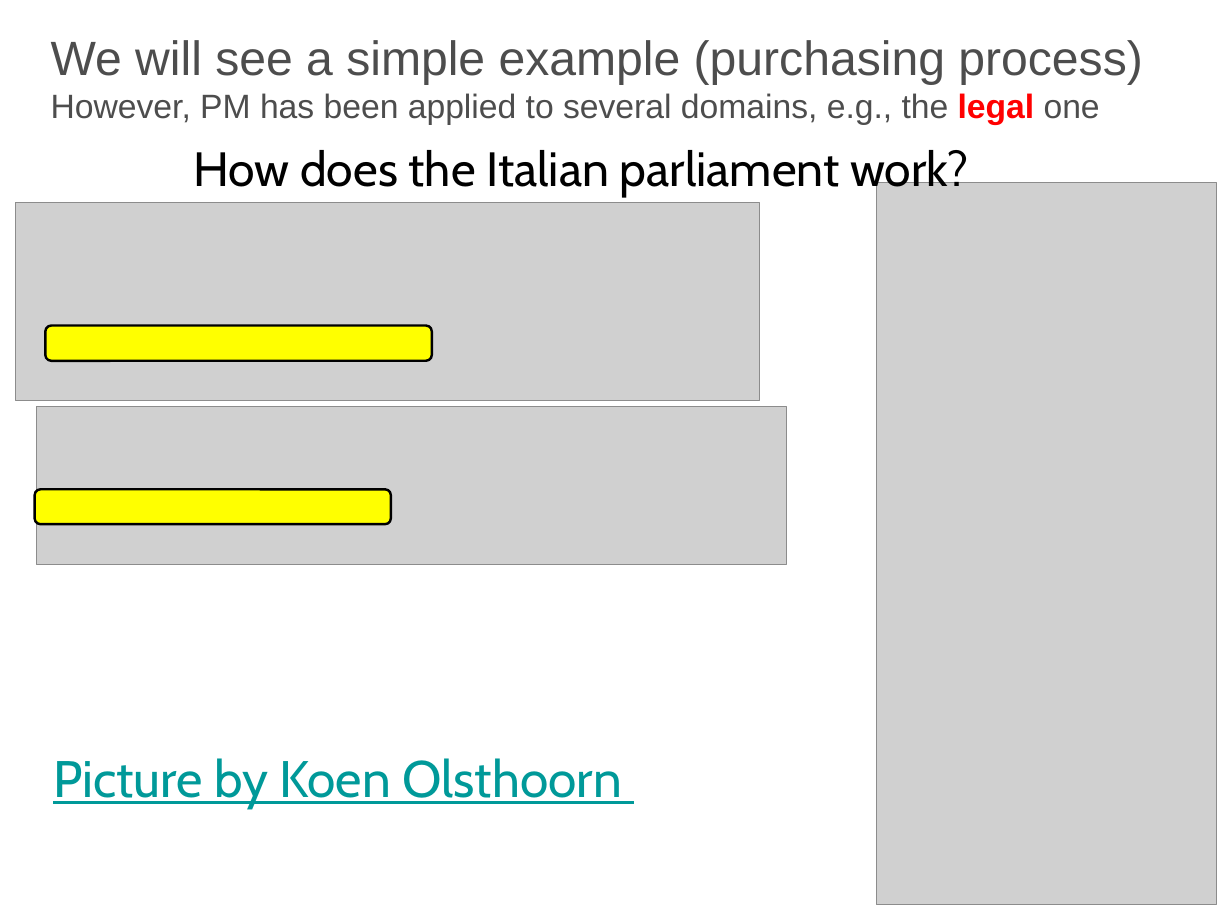
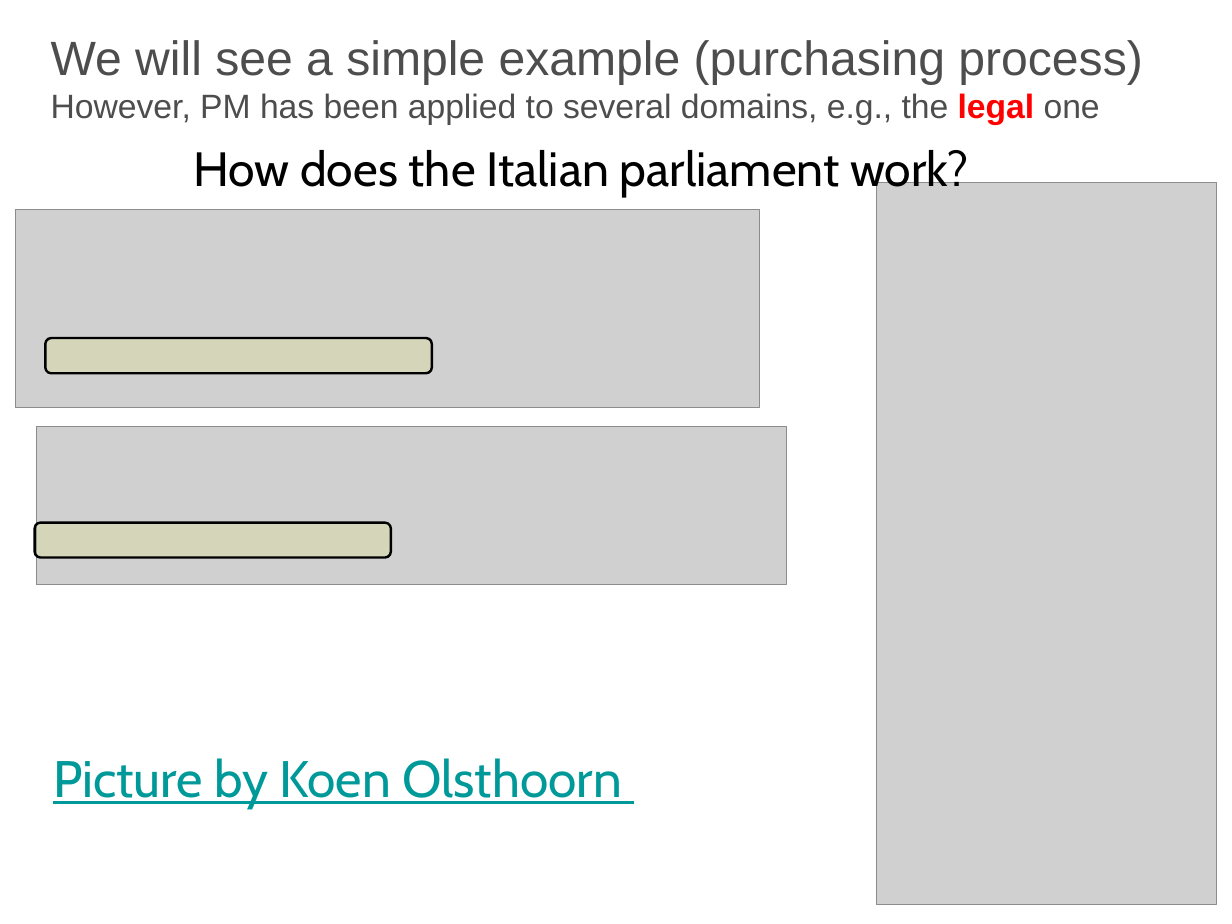
Before and after one commit to EMbeDS-education/ComputingDataAnalysisModeling20262027, a slide deck: slide 11 of BPM_PM/slides/processMining/ProcessMiningTutorial.pptx. Drawn at 1232x924 pixels with LibreOffice and Linux fonts; fonts in the diff are those of the drawing; grey boxes stand for pictures; background and template pictures are left out. Boxes give left, top, right and bottom in pixels: in the first picture for what was removed or moved away, otherwise in the second. Text is boxed around its words. In the diff, an @@ line names an element or a change of style, - is before the commit and + after.

```diff
--- a/BPM_PM/slides/processMining/ProcessMiningTutorial.pptx
+++ b/BPM_PM/slides/processMining/ProcessMiningTutorial.pptx
@@ picture moved from (x1=16, y1=203, x2=760, y2=400) to (x1=16, y1=210, x2=760, y2=407) @@
@@ rounded rectangle moved from (x1=45, y1=326, x2=431, y2=361) to (x1=45, y1=338, x2=431, y2=373) @@
@@ rounded rectangle at (x1=45, y1=338, x2=431, y2=373): fill #FFFF00 to #FFFF00 at 11% opacity @@
@@ picture moved from (x1=36, y1=406, x2=787, y2=564) to (x1=36, y1=427, x2=787, y2=585) @@
@@ rounded rectangle at (x1=35, y1=522, x2=391, y2=557): fill #FFFF00 to #FFFF00 at 11% opacity @@
@@ rounded rectangle moved from (x1=35, y1=490, x2=391, y2=524) to (x1=35, y1=522, x2=391, y2=557) @@
```
Also in this commit, not shown: 1 other slide changed, 2 other files.
